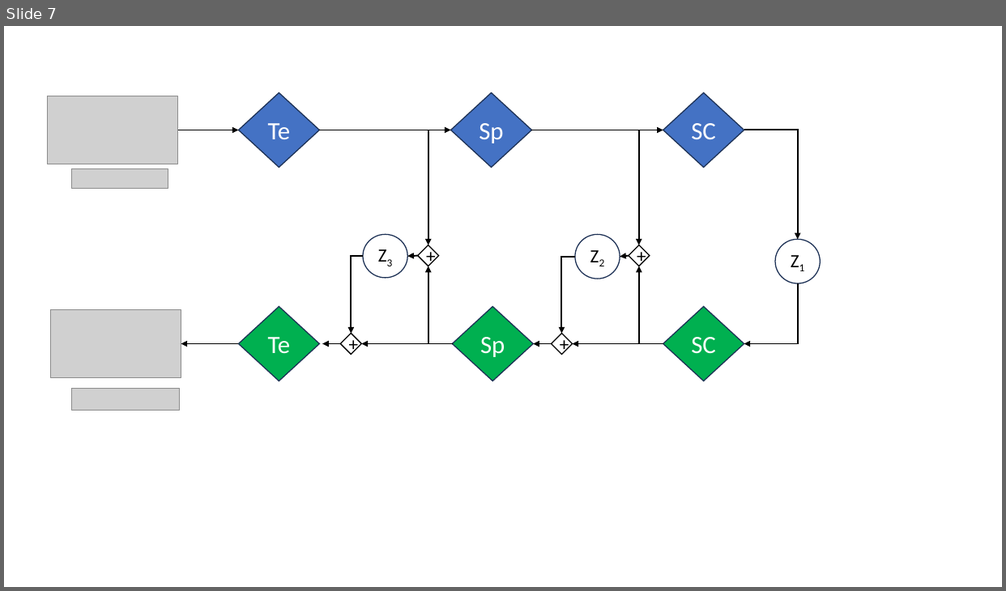
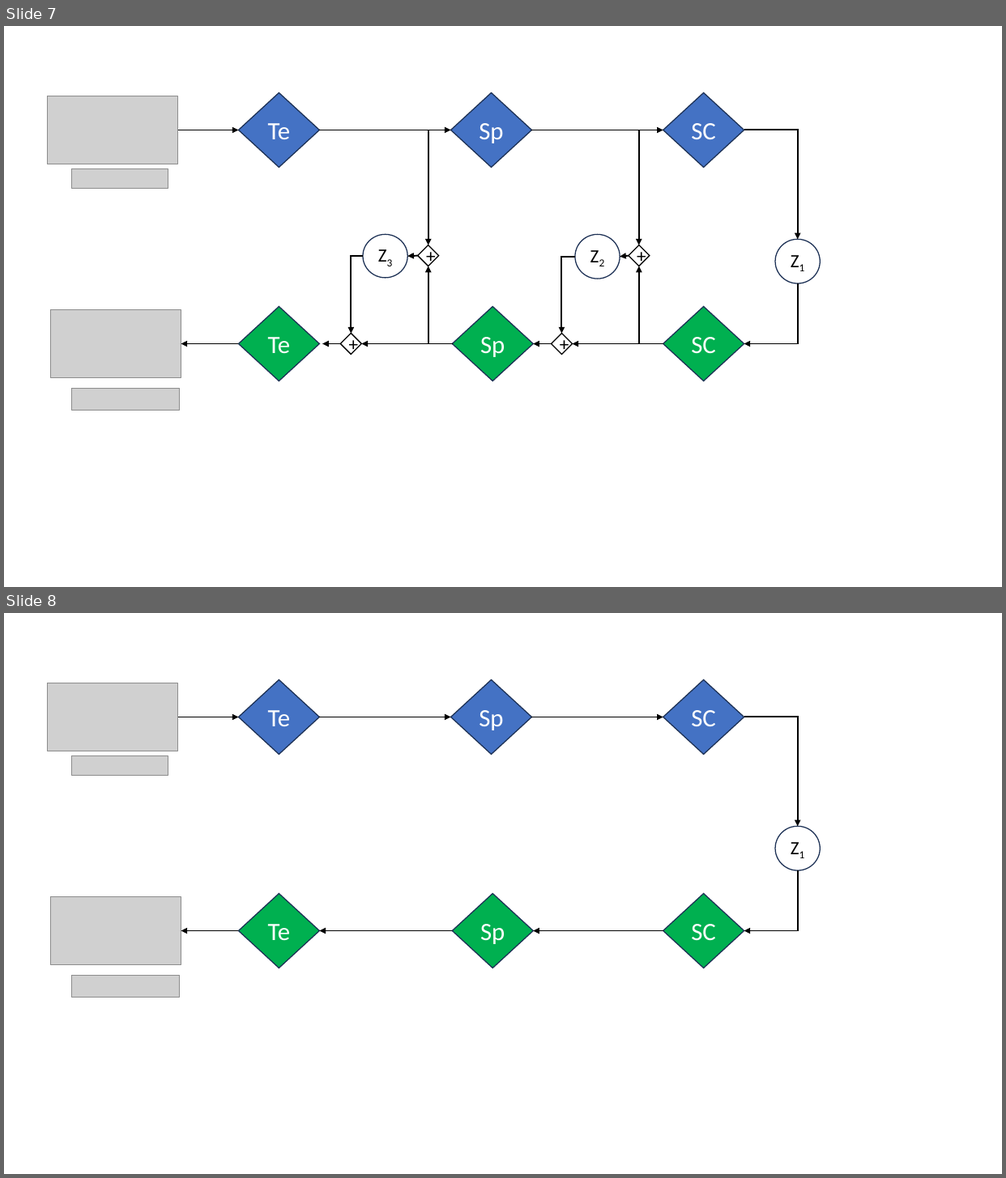
Before and after one commit to jesus-333/Variational-Autoencoder-for-EEG-analysis, a slide deck: Other/Schemi vari.pptx. Shown one above the other, each under a label of ours: slide 7 before the commit, slides 7 and 8 after it. The pictures are 1006x591 and 1006x1178 pixels, drawn with LibreOffice and Linux fonts; fonts in the diff are those of the drawing; grey boxes stand for pictures. Boxes give left, top, right and bottom in pixels: in the first picture for what was removed or moved away, otherwise in the second. Text is boxed around its words. In the diff, an @@ line names an element or a change of style, - is before the commit and + after.

```diff
--- a/Other/Schemi vari.pptx
+++ b/Other/Schemi vari.pptx
@@ slide 8 added at [4, 613, 1002, 1174], background #FFFFFF @@
@@ picture added at [48, 683, 177, 751] @@
@@ diamond added at [238, 679, 319, 755], fill #4472C4, outline #1E3256 1 pt, 24 pt, text #FFFFFF @@
+Te
@@ diamond added at [451, 679, 532, 755], fill #4472C4, outline #1E3256 1 pt, 24 pt, text #FFFFFF @@
+Sp
@@ diamond added at [663, 679, 744, 755], fill #4472C4, outline #1E3256 1 pt, 24 pt, text #FFFFFF @@
+SC
@@ arrow added from (177, 717) to (238, 717), #000000 1.5 pt @@
@@ arrow added from (319, 717) to (451, 717), #000000 1.5 pt @@
@@ arrow added from (532, 717) to (663, 717), #000000 1.5 pt @@
@@ elbow arrow added from (744, 717) to (798, 826), #000000 1.5 pt @@
@@ picture added at [72, 756, 168, 776] @@
@@ ellipse added at [775, 826, 820, 871], outline #1E3256 1 pt, 18 pt, text #000000 @@
+Z1
@@ elbow arrow added from (798, 871) to (744, 931), #000000 1.5 pt @@
@@ picture added at [51, 897, 181, 965] @@
@@ diamond added at [238, 894, 319, 969], fill #00B050, outline #1E3256 1 pt, 24 pt, text #FFFFFF @@
+Te
@@ diamond added at [453, 894, 533, 969], fill #00B050, outline #1E3256 1 pt, 24 pt, text #FFFFFF @@
+Sp
@@ diamond added at [663, 894, 744, 969], fill #00B050, outline #1E3256 1 pt, 24 pt, text #FFFFFF @@
+SC
@@ arrow added from (238, 931) to (181, 931), #000000 1.5 pt @@
@@ arrow added from (453, 931) to (319, 931), #000000 1.5 pt @@
@@ arrow added from (663, 931) to (533, 931), #000000 1.5 pt @@
@@ picture added at [72, 975, 180, 998] @@
```
Also in this commit, not shown: 2 other files.
